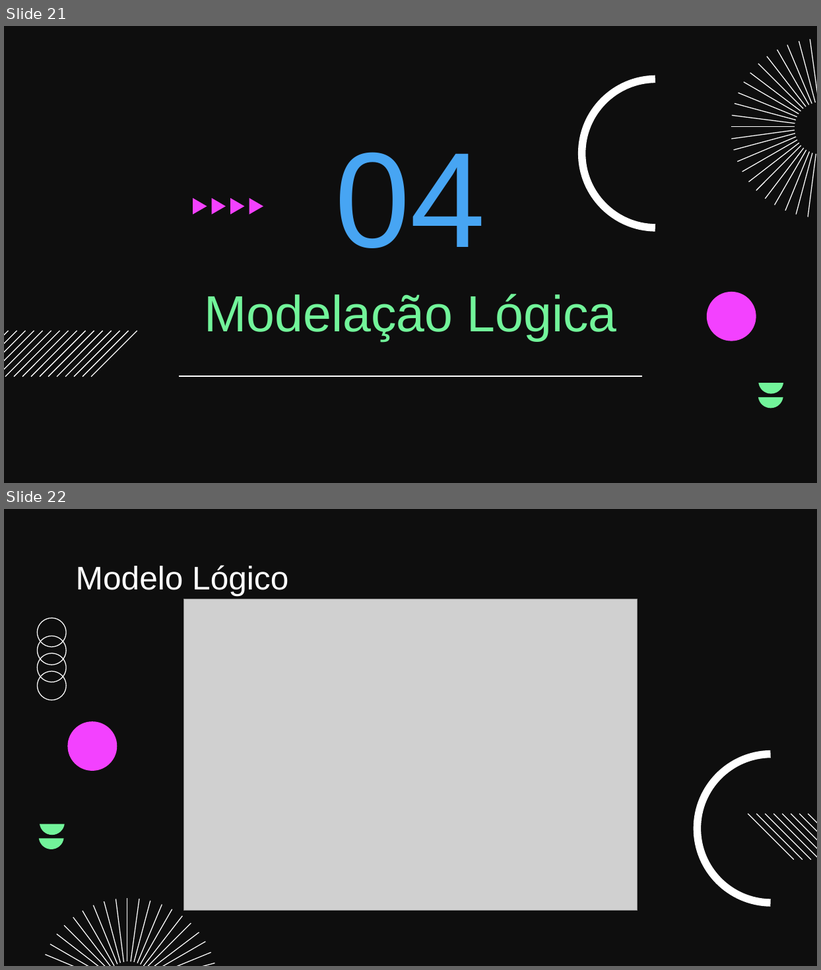
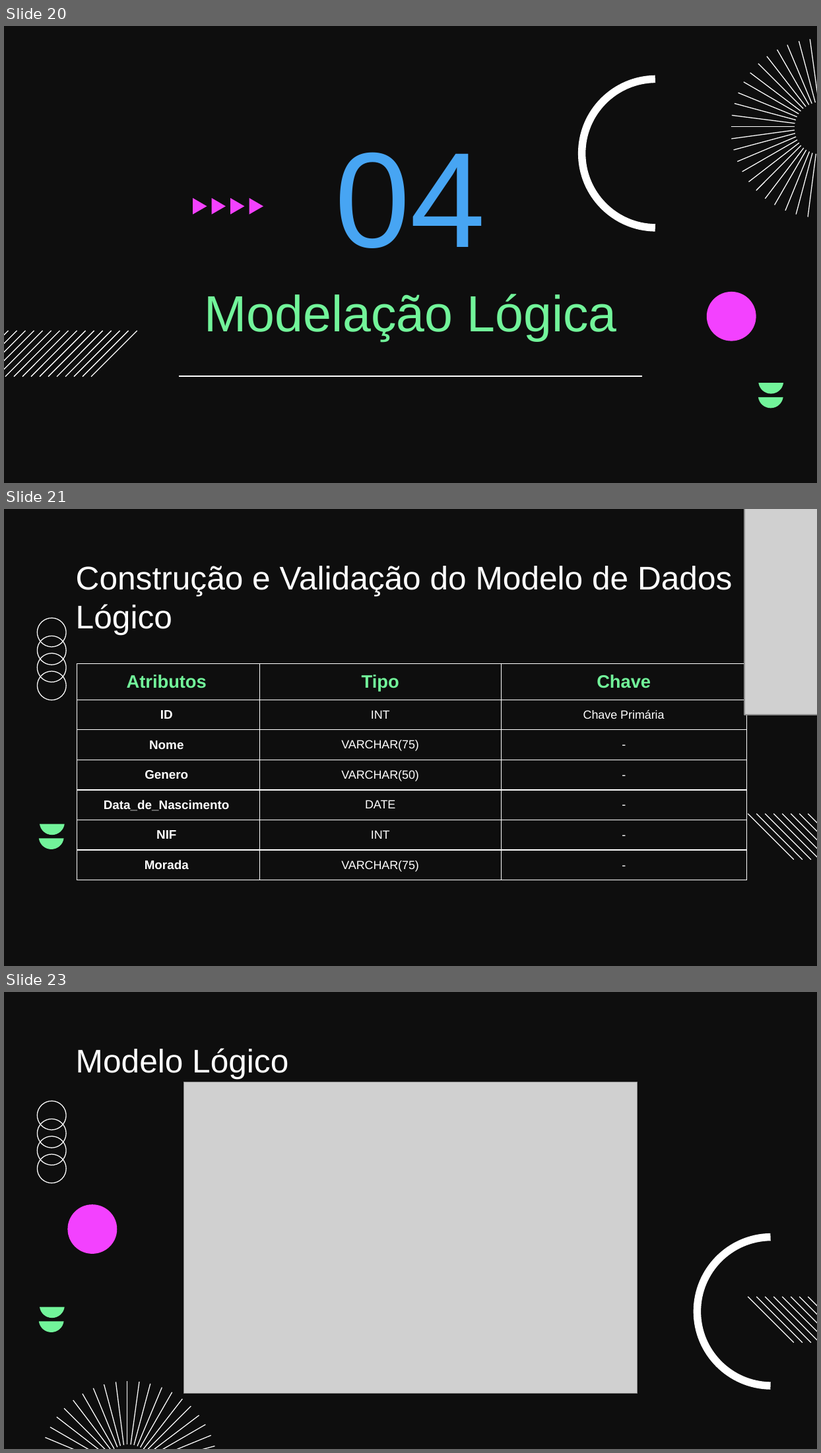
Before and after one commit to 178LaPata/BD_Project, a slide deck: Apresentacao.pptx. Shown one above the other, each under a label of ours: slides 21 and 22 before the commit, slides 20, 21 and 23 after it; the slides between them are not shown. The pictures are 821x970 and 821x1453 pixels, drawn with LibreOffice and Linux fonts; fonts in the diff are those of the drawing; grey boxes stand for pictures; background and template pictures are left out. Boxes give left, top, right and bottom in pixels: in the first picture for what was removed or moved away, otherwise in the second. Text is boxed around its words. In the diff, an @@ line names an element or a change of style, - is before the commit and + after.

```diff
--- a/Apresentacao.pptx
+++ b/Apresentacao.pptx
@@ slide 21 added at <box>4,509,817,966</box>, background picture (left out); not listed: 14 template elements that a slide beside it also shows @@
@@ picture added at <box>745,509,817,715</box> @@
@@ title added at <box>76,566,732,635</box>, 29 pt, text #FFFFFF @@
+Construção e Validação do Modelo de Dados Lógico
@@ table added at <box>77,663,746,889</box>, 7 rows, 3 columns @@
+Atributos | Tipo | Chave
+ID | INT | Chave Primária
+Nome | VARCHAR(75) | -
+Genero | VARCHAR(50) | -
+Data_de_Nascimento | DATE | -
+NIF | INT | -
+Morada | VARCHAR(75) | -
@@ what was slide 21 is now slide 20 @@
@@ what was slide 22 is now slide 23 @@
```
Also in this commit, not shown: 4 slides changed, 11 other slides added, 2 slides removed, 16 other files.
